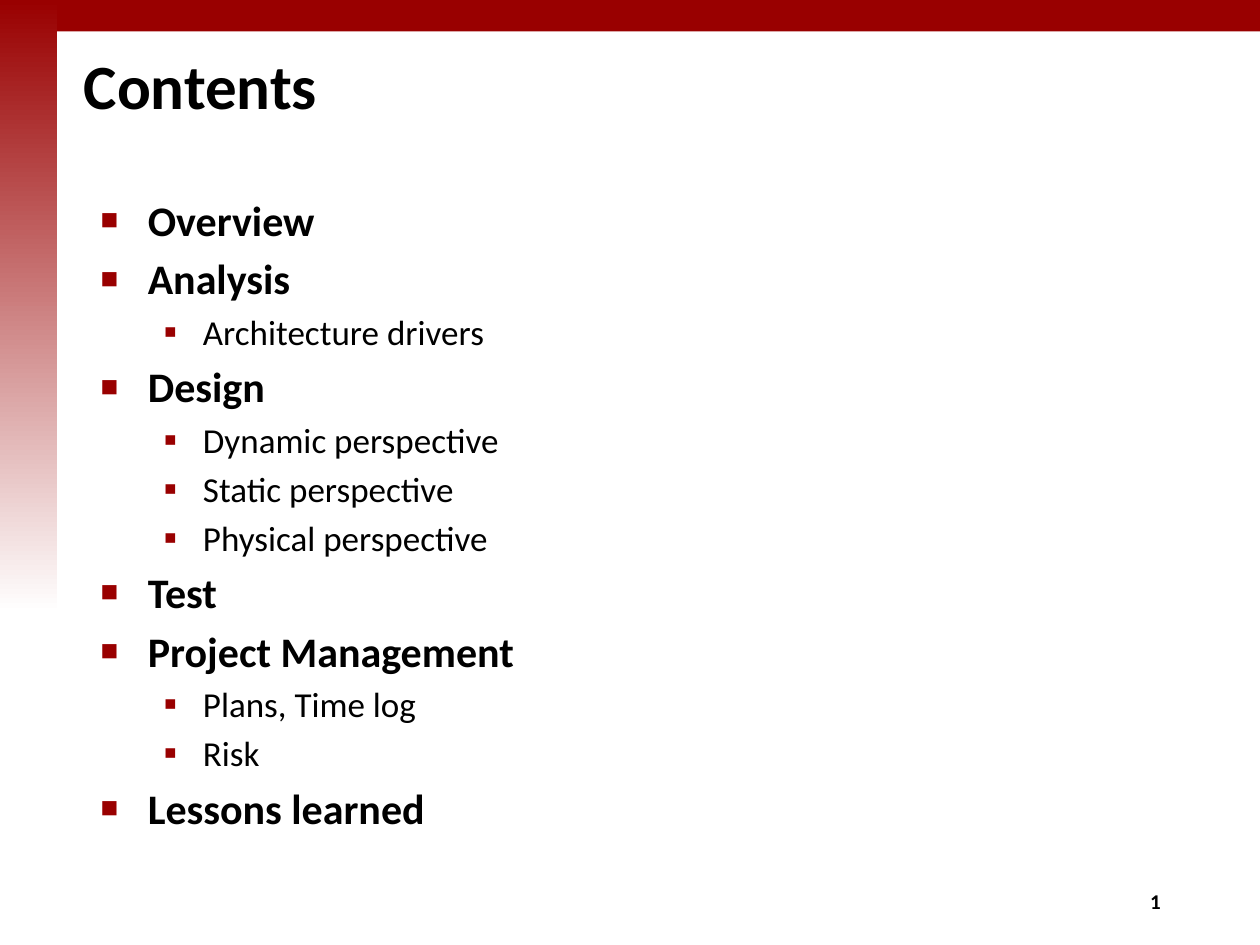
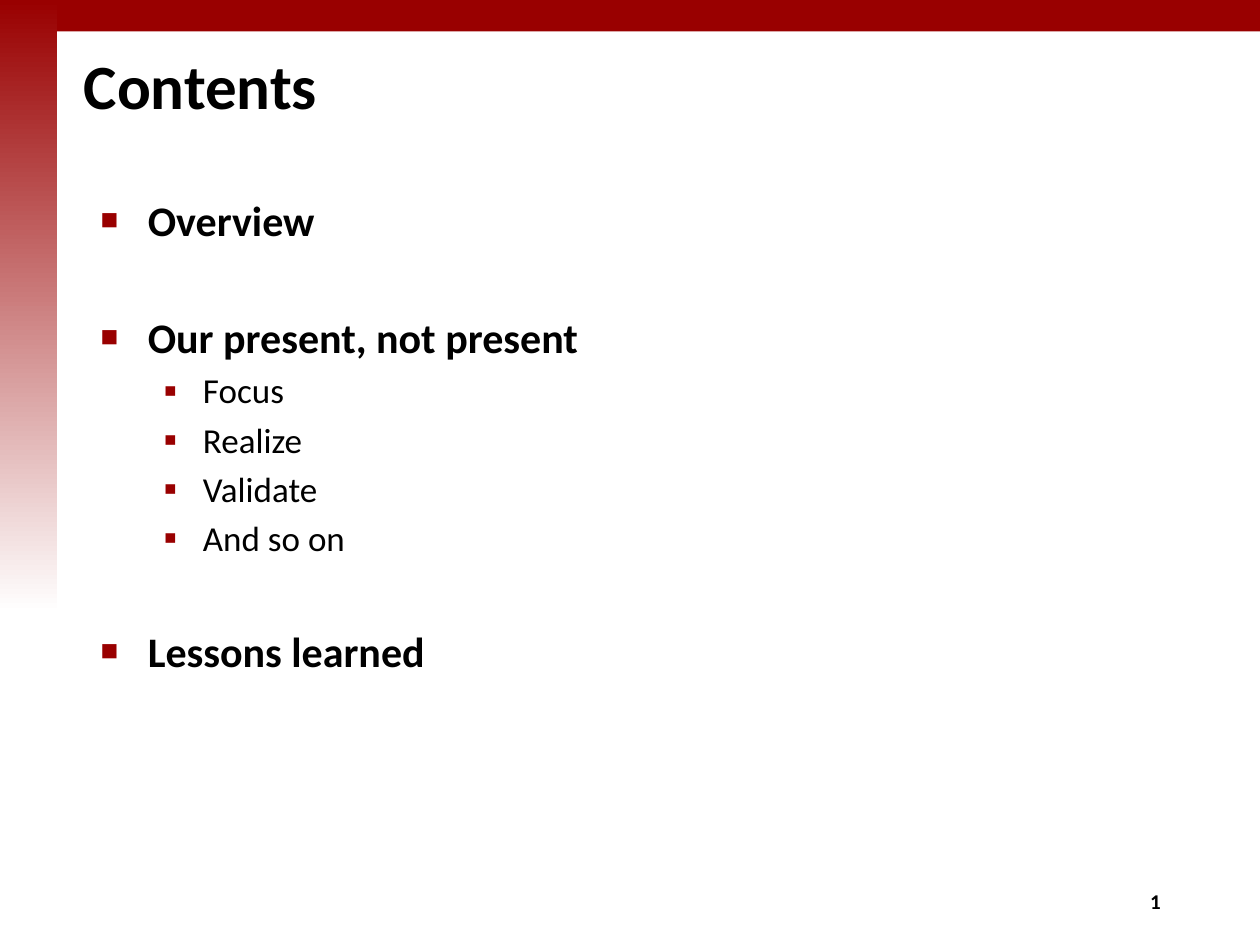
Before and after one commit to iluvjinhee/SureParkSystem, a slide deck: slide 2 of DesignDocument/(5Team_Presentation_002) Final presentation.pptx. Drawn at 1260x945 pixels with LibreOffice and Linux fonts; fonts in the diff are those of the drawing; background and template pictures are left out. Boxes give left, top, right and bottom in pixels: in the first picture for what was removed or moved away, otherwise in the second. Text is boxed around its words. In the diff, an @@ line names an element or a change of style, - is before the commit and + after.

```diff
--- a/DesignDocument/(5Team_Presentation_002) Final presentation.pptx
+++ b/DesignDocument/(5Team_Presentation_002) Final presentation.pptx
@@ text at [148, 325, 578, 552]: text changed @@
-■ Analysis
-  ▪ Architecture drivers
-■ Design
-  ▪ Dynamic perspective
-  ▪ Static perspective
-  ▪ Physical perspective
-■ Test
-■ Project Management
-  ▪ Plans, Time log
-  ▪ Risk
+■ Our present, not present
+  ▪ Focus
+  ▪ Realize
+  ▪ Validate
+  ▪ And so on
```
Also in this commit, not shown: 4 other files.
